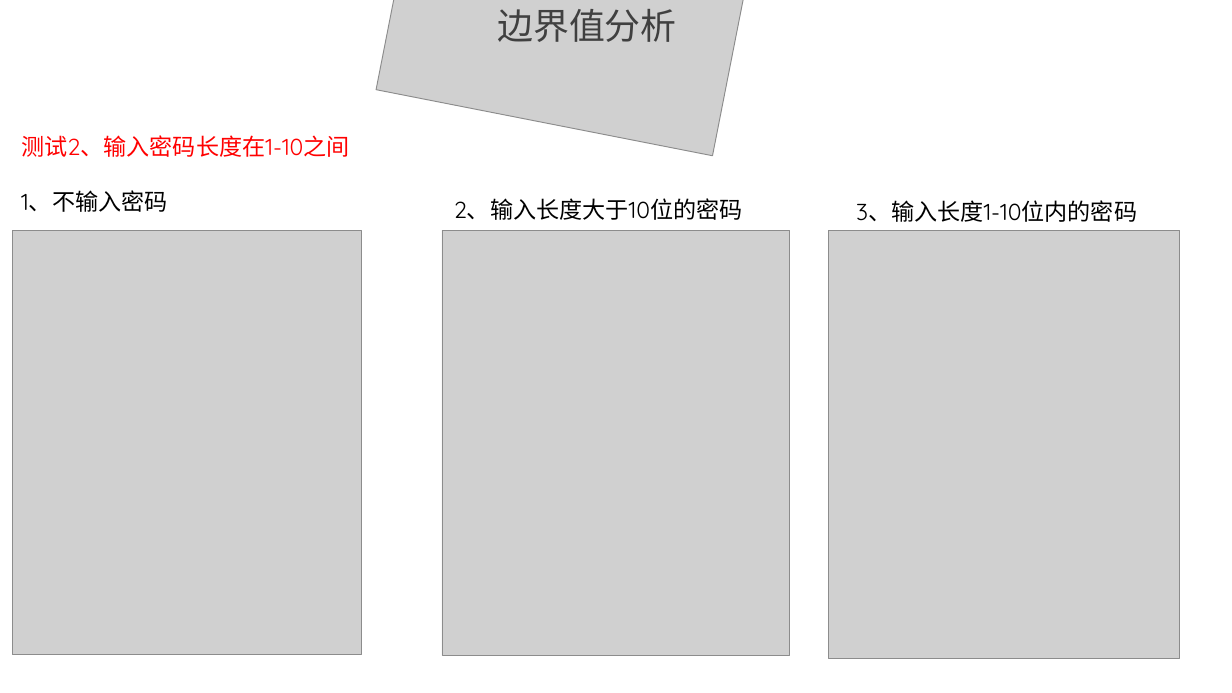
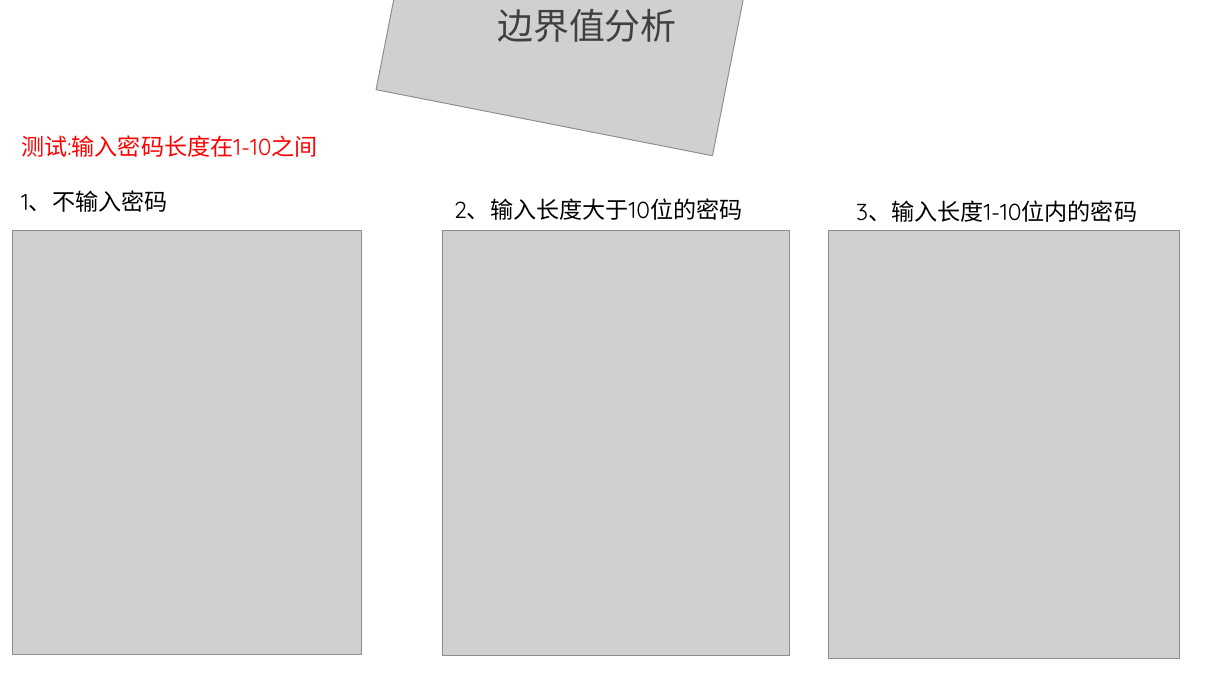
Before and after one commit to ConstanTWT/SE2020-G01, a slide deck: slide 40 of 翻转PPT/SE2020-G01-实现阶段翻转课堂PPT.pptx (slide 41 before the commit). Drawn at 1232x693 pixels with LibreOffice and Linux fonts; fonts in the diff are those of the drawing; grey boxes stand for pictures; background and template pictures are left out. Boxes give left, top, right and bottom in pixels: in the first picture for what was removed or moved away, otherwise in the second. Text is boxed around its words. In the diff, an @@ line names an element or a change of style, - is before the commit and + after.

```diff
--- a/翻转PPT/SE2020-G01-实现阶段翻转课堂PPT.pptx
+++ b/翻转PPT/SE2020-G01-实现阶段翻转课堂PPT.pptx
@@ text at [21,135,318,157]: text changed @@
-测试2、输入密码长度在1-10之间
+测试:输入密码长度在1-10之间
```
Also in this commit, not shown: 3 other slides changed, 1 slide removed, 1 other file.
